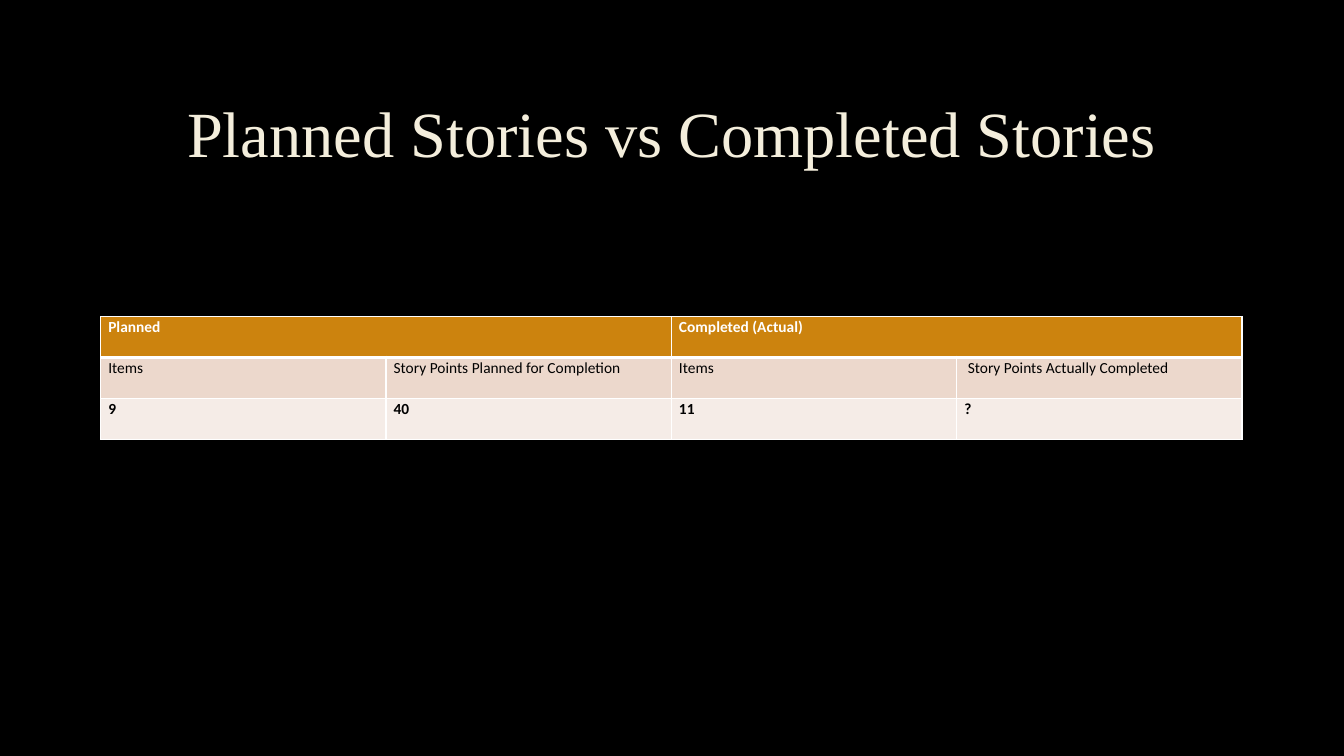
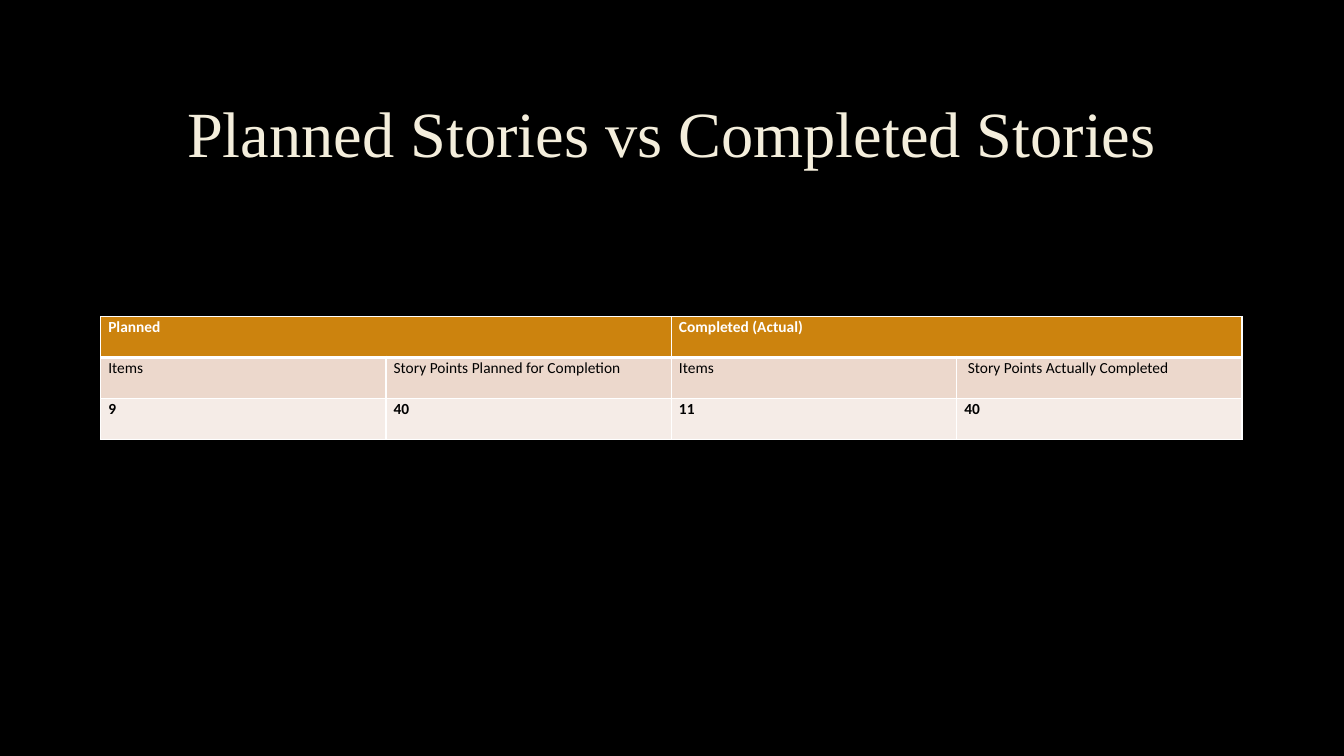
Before and after one commit to jordankeiller/AC31007-Coursework-Team-2, a slide deck: slide 3 of Sprint 2/Sprint_Review/Sprint 2 Review.pptx. Drawn at 1344x756 pixels with LibreOffice and Linux fonts; fonts in the diff are those of the drawing; background and template pictures are left out. Boxes give left, top, right and bottom in pixels: in the first picture for what was removed or moved away, otherwise in the second. Text is boxed around its words. In the diff, an @@ line names an element or a change of style, - is before the commit and + after.

```diff
--- a/Sprint 2/Sprint_Review/Sprint 2 Review.pptx
+++ b/Sprint 2/Sprint_Review/Sprint 2 Review.pptx
@@ table at box(101, 317, 1242, 440) @@
-row 3, column 4: ?
+row 3, column 4: 40
```
Also in this commit, not shown: 2 other slides changed.
